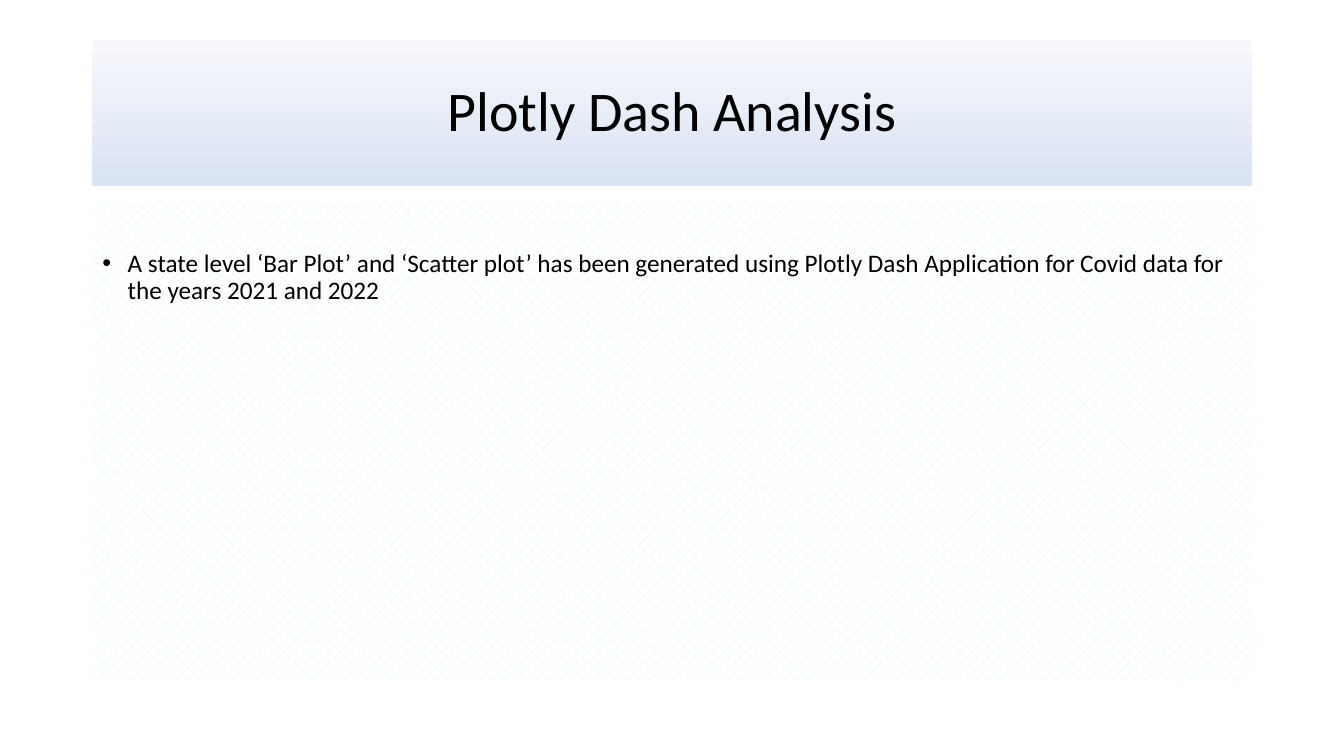
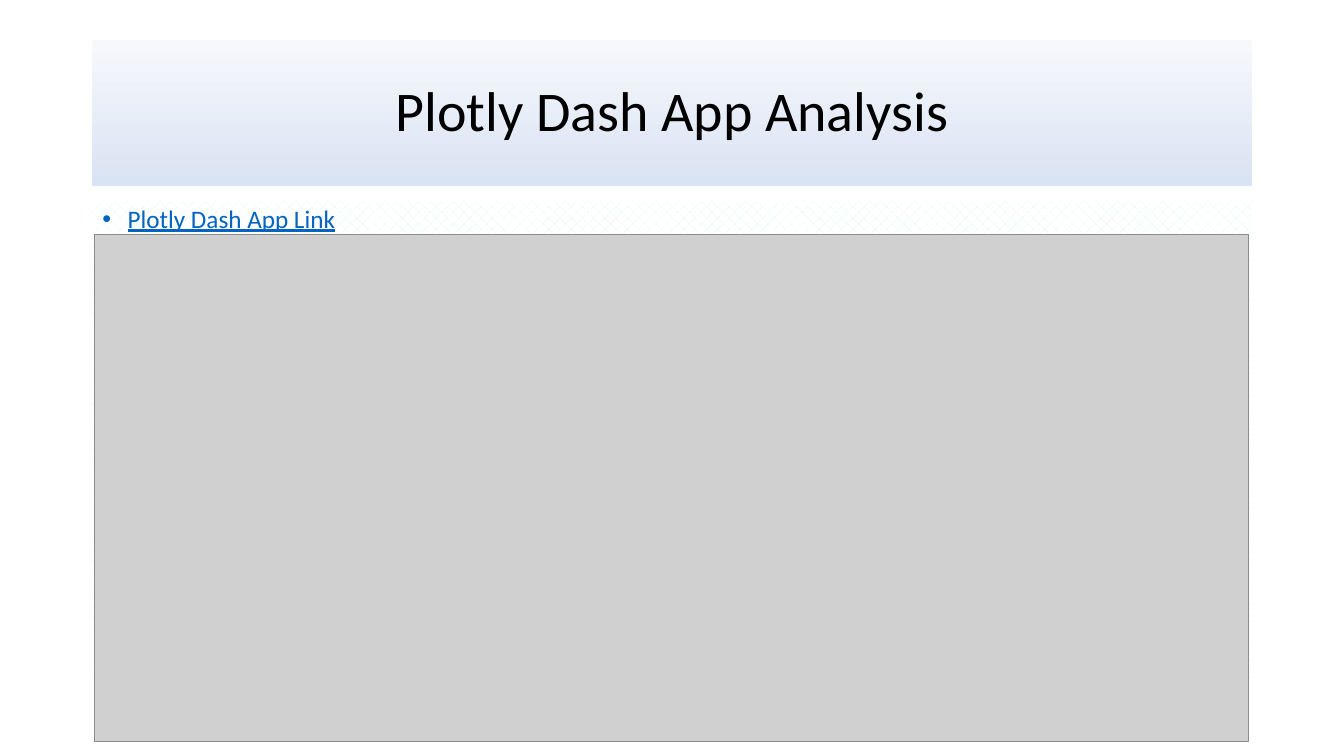
Before and after one commit to uzmabb182/Data602_Assignments, a slide deck: slide 13 of Final_Project_Data_602/Presentation_Data_602.pptx (slide 9 before the commit). Drawn at 1344x756 pixels with LibreOffice and Linux fonts; fonts in the diff are those of the drawing; grey boxes stand for pictures. Boxes give left, top, right and bottom in pixels: in the first picture for what was removed or moved away, otherwise in the second. Text is boxed around its words. In the diff, an @@ line names an element or a change of style, - is before the commit and + after.

Commit message:
Data 602 presentation Slides are completed

```diff
--- a/Final_Project_Data_602/Presentation_Data_602.pptx
+++ b/Final_Project_Data_602/Presentation_Data_602.pptx
@@ title at bbox=[396, 92, 948, 140]: text changed @@
-Plotly Dash Analysis
+Plotly Dash App Analysis
@@ text "Plotly Dash App Link": place and size @@
-text "Plotly Dash App Link" at bbox=[128, 254, 1223, 303]
+text "Plotly Dash App Link" at bbox=[93, 202, 1252, 682]
@@ picture added at bbox=[95, 234, 1249, 741] @@
@@ text at bbox=[128, 210, 335, 232]: text changed; text colour #000000 to #0563C1 @@
-• A state level ‘Bar Plot’ and ‘Scatter plot’ has been generated using Plotly Dash Application for Covid data for the years 2021 and 2022
+• Plotly Dash App Link
```
Also in this commit, not shown: 6 other slides changed, 4 slides added, 1 slide removed, 1 other file.
